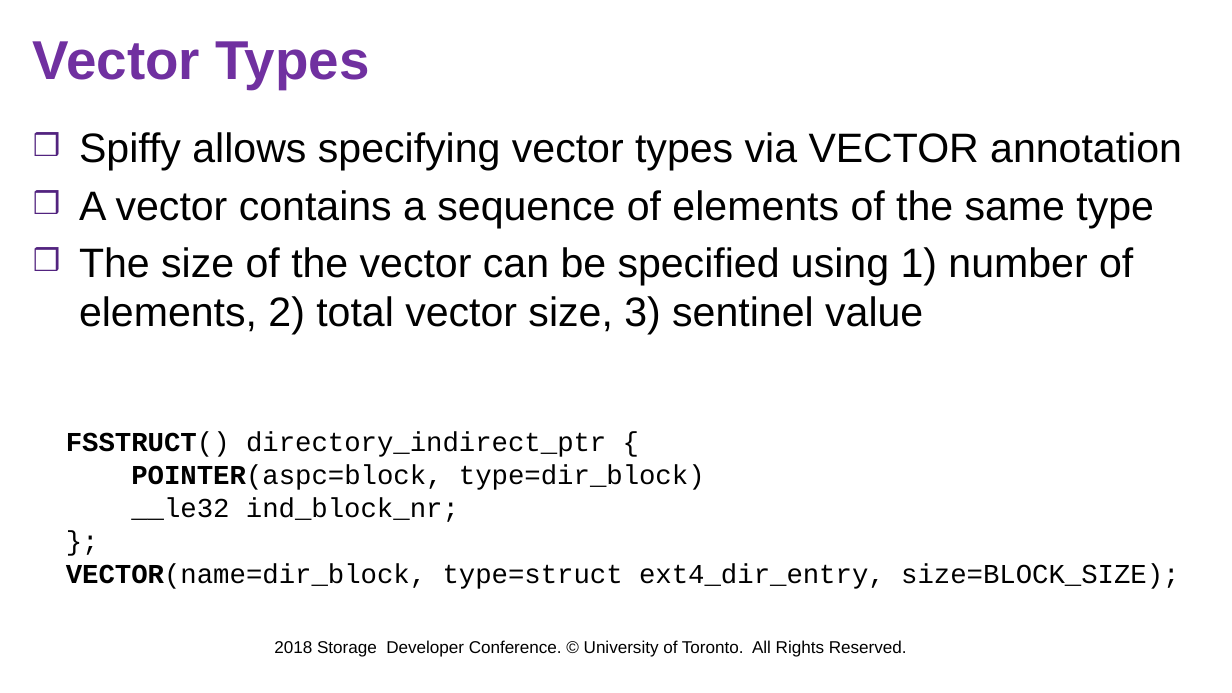
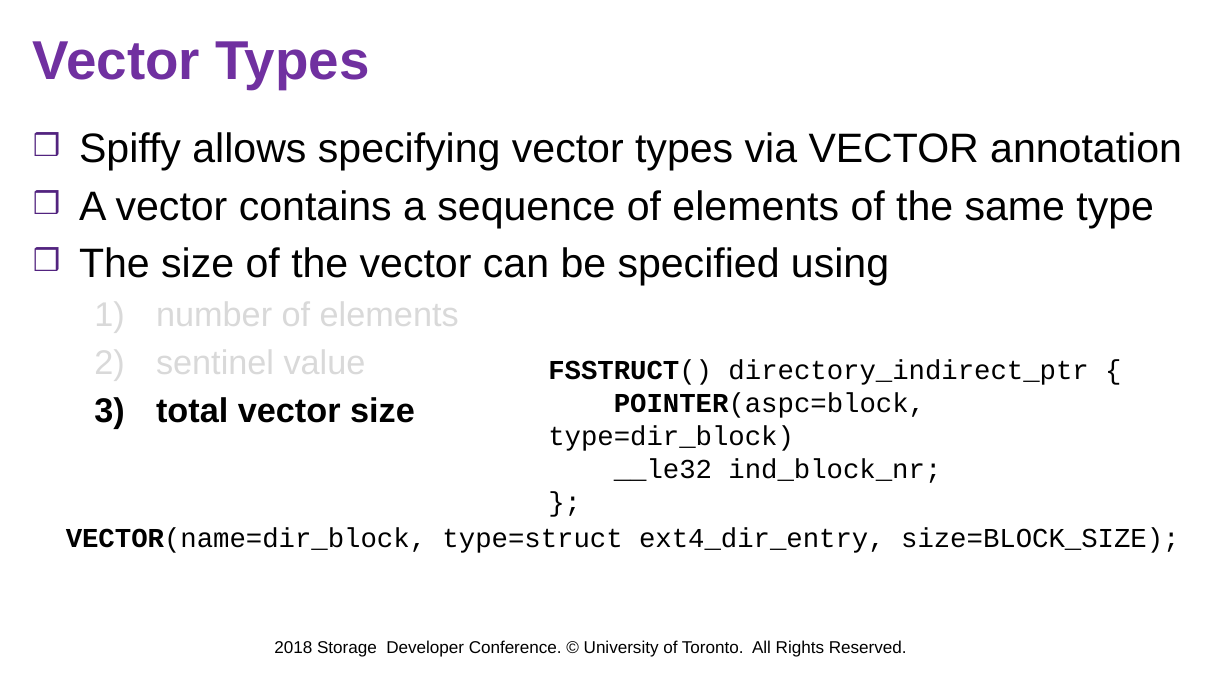
Before and after one commit to jacksun007/spiffy-paper, a slide deck: slide 31 of talk/sdc18_spiffy.pptx (slide 29 before the commit). Drawn at 1232x693 pixels with LibreOffice and Linux fonts; fonts in the diff are those of the drawing; background and template pictures are left out. Boxes give left, top, right and bottom in pixels: in the first picture for what was removed or moved away, otherwise in the second. Text is boxed around its words. In the diff, an @@ line names an element or a change of style, - is before the commit and + after.

```diff
--- a/talk/sdc18_spiffy.pptx
+++ b/talk/sdc18_spiffy.pptx
@@ text at <box>79,247,889,423</box>: text changed; size 24 to 20 pt @@
-❒ The size of the vector can be specified using 1) number of elements, 2) total vector size, 3) sentinel value
+❒ The size of the vector can be specified using
+  1) number of elements
+  2) sentinel value
+  3) total vector size
@@ text added at <box>548,360,1088,483</box>, 16 pt, text #000000 @@
+  FSSTRUCT() directory_indirect_ptr {
+POINTER(aspc=block, type=dir_block)
+__le32 ind_block_nr;
+  };
@@ text at <box>66,432,705,522</box>: paragraphs removed @@
-  FSSTRUCT() directory_indirect_ptr {
-POINTER(aspc=block, type=dir_block)
-__le32 ind_block_nr;
-  };
@@ text "VECTOR(name=dir_block, type=struct ext4_dir_entry, size=BLOC ...": place and size @@
-text "VECTOR(name=dir_block, type=struct ext4_dir_entry, size=BLOC ..." at <box>66,432,1179,589</box>
+text "VECTOR(name=dir_block, type=struct ext4_dir_entry, size=BLOC ..." at <box>66,528,1179,553</box>
```
Also in this commit, not shown: 17 other slides changed, 6 slides added, 2 slides removed.
